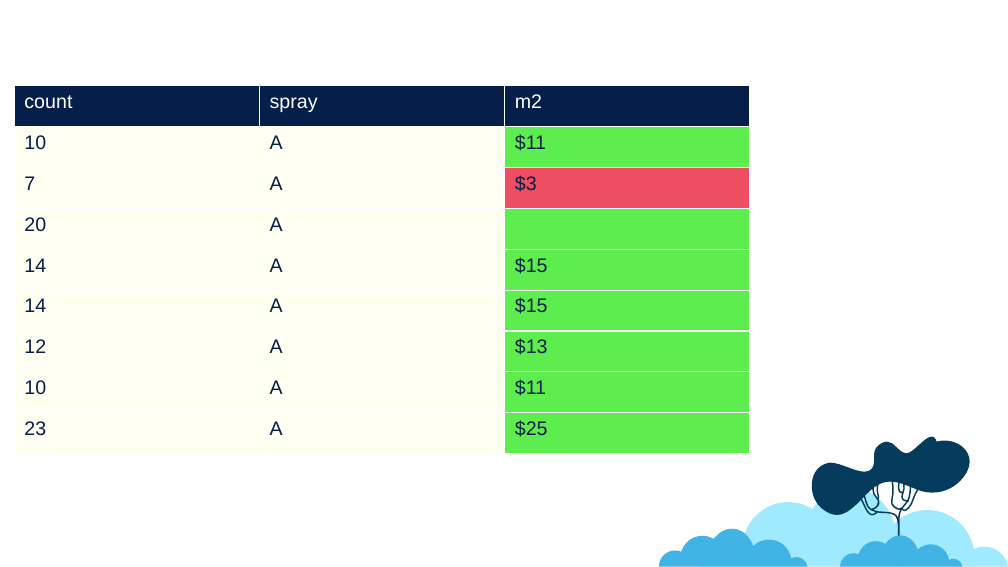
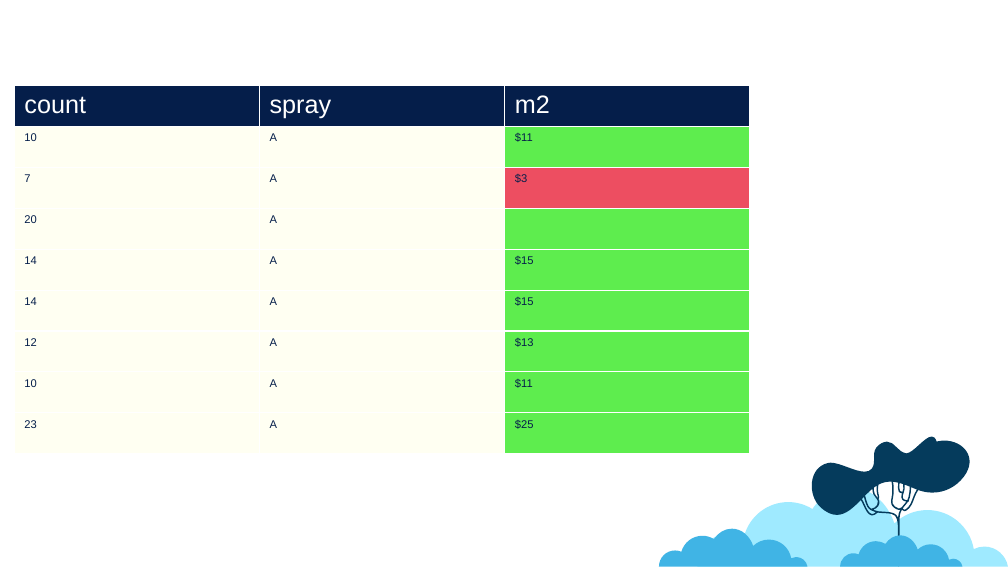
Before and after one commit to jonboone1/plotlyPowerpoint, a slide deck: slide 7 of example/output2.pptx. Drawn at 1008x567 pixels with LibreOffice and Linux fonts; fonts in the diff are those of the drawing. Boxes give left, top, right and bottom in pixels: in the first picture for what was removed or moved away, otherwise in the second. Text is boxed around its words. In the diff, an @@ line names an element or a change of style, - is before the commit and + after.

Commit message:
allowing for font size changes in tables

```diff
--- a/example/output2.pptx
+++ b/example/output2.pptx
@@ table at bbox=[14, 86, 749, 454] @@
@@ size 14 to 18 pt in "count", "spray", "m2" @@
@@ size 14 to 8 pt in "10", "A", "$11", "7" and 19 more places @@
```
Also in this commit, not shown: 7 other files.
